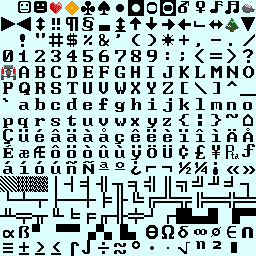
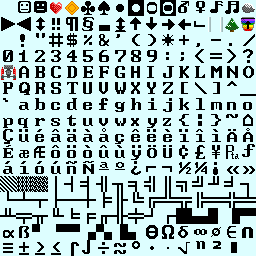
Comparing the layer stacks of the two 256px x 256px images. Changes:
added layer "ramp" above "diamonds" over left=241, top=17, right=255, bottom=31
added layer "tracks" above "robot" over left=208, top=17, right=223, bottom=32
